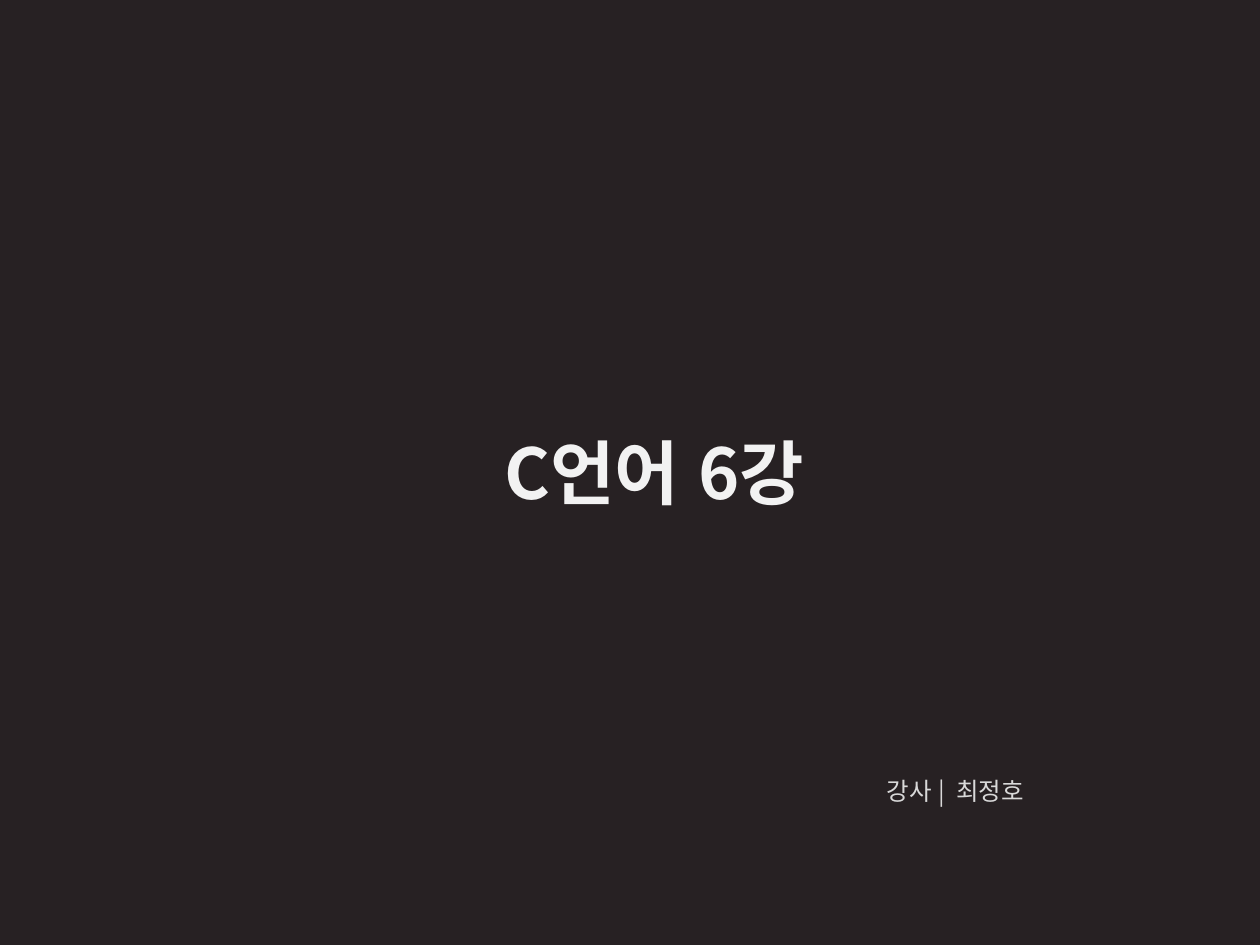
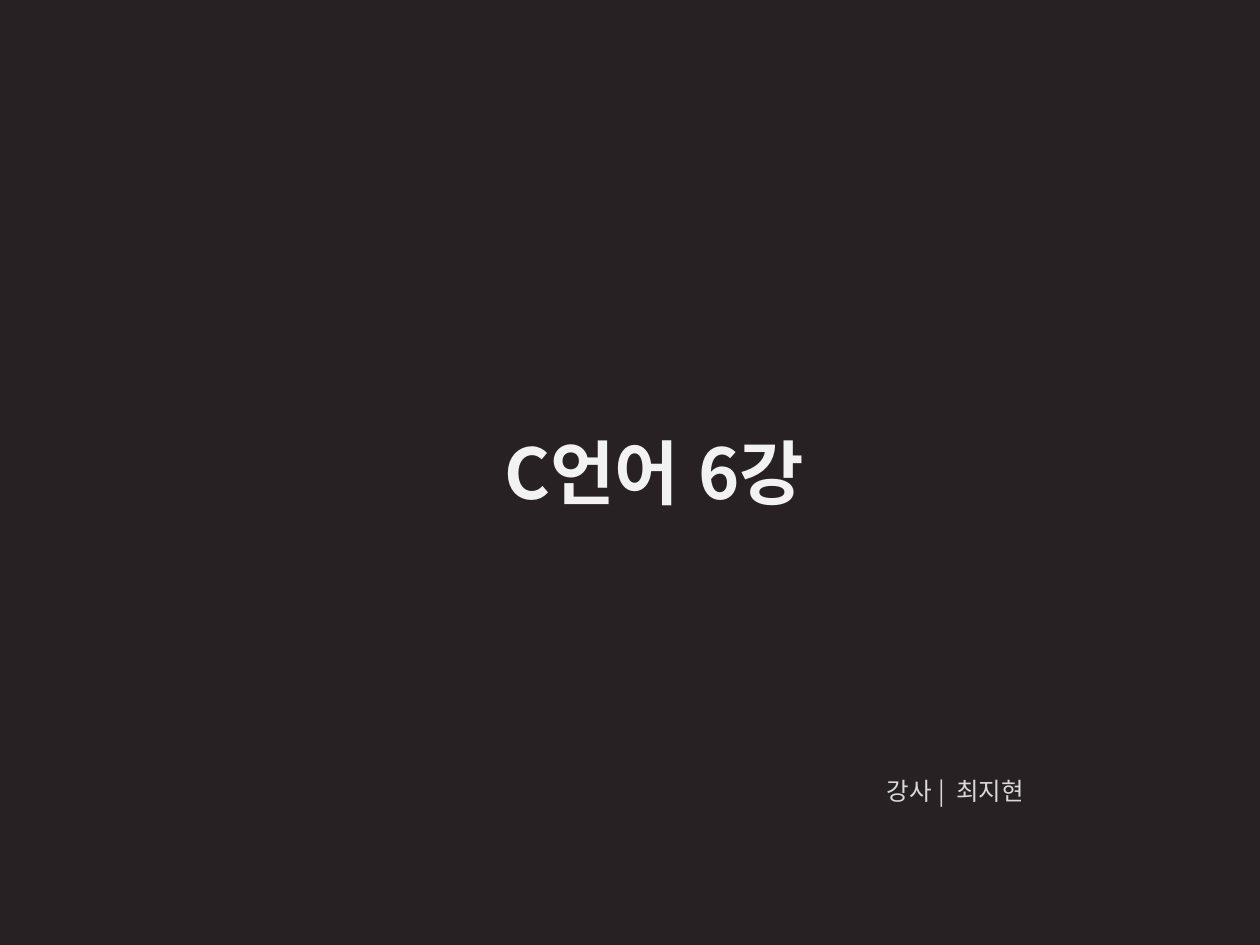
Before and after one commit to dlathwjd2428/study, a slide deck: slide 1 of C_C++/PPT/C_6_배열_게임만들기_포인터.pptx. Drawn at 1260x945 pixels with LibreOffice and Linux fonts; fonts in the diff are those of the drawing. Boxes give left, top, right and bottom in pixels: in the first picture for what was removed or moved away, otherwise in the second. Text is boxed around its words. In the diff, an @@ line names an element or a change of style, - is before the commit and + after.

```diff
--- a/C_C++/PPT/C_6_배열_게임만들기_포인터.pptx
+++ b/C_C++/PPT/C_6_배열_게임만들기_포인터.pptx
@@ text at [887, 779, 1024, 802]: text changed @@
-강사 | 최정호
+강사 | 최지현
```
